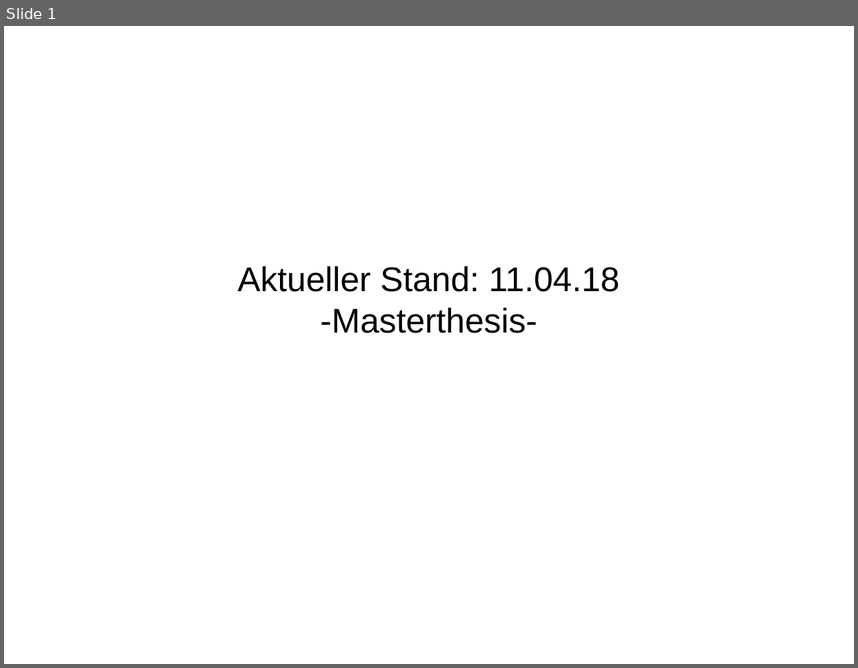
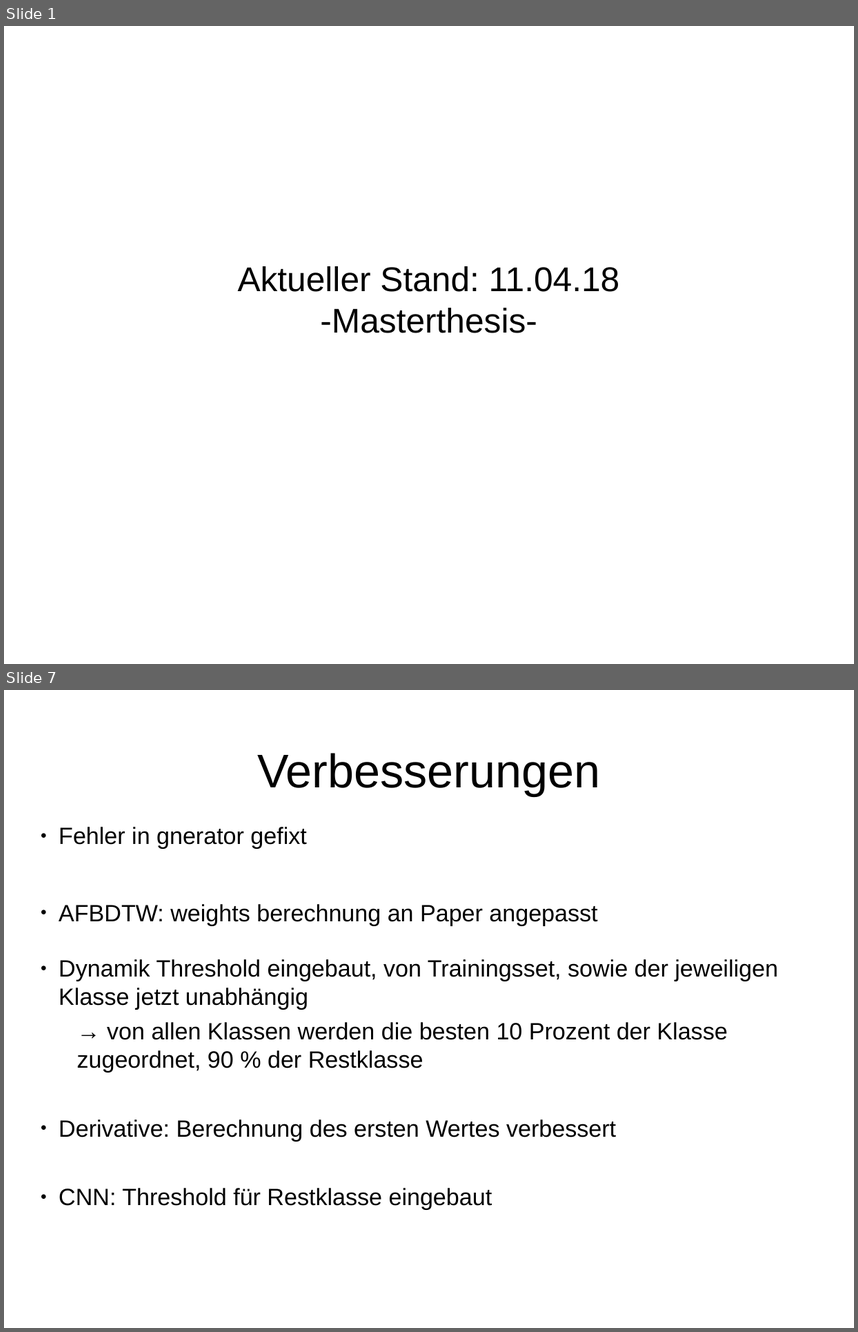
Before and after one commit to HannahSyrek/MTAnalysisOfCGMCurves, a slide deck: presentations/presentation_11_04_18.odp. Shown one above the other, each under a label of ours: slide 1 before the commit, slides 1 and 7 after it; the slides between them are not shown. The pictures are 858x668 and 858x1332 pixels, drawn with LibreOffice and Linux fonts; fonts in the diff are those of the drawing. Boxes give left, top, right and bottom in pixels: in the first picture for what was removed or moved away, otherwise in the second. Text is boxed around its words. In the diff, an @@ line names an element or a change of style, - is before the commit and + after.

```diff
--- a/presentations/presentation_11_04_18.odp
+++ b/presentations/presentation_11_04_18.odp
@@ slide 7 added at [4, 690, 854, 1328], background #FFFFFF @@
@@ title added at [257, 753, 600, 796], 44 pt, text #000000 @@
+Verbesserungen
@@ subtitle added at [59, 827, 778, 1210], 22 pt, text #000000 @@
+● Fehler in gnerator gefixt
+● AFBDTW: weights berechnung an Paper angepasst
+● Dynamik Threshold eingebaut, von Trainingsset, sowie der jeweiligen Klasse jetzt unabhängig
+  → von allen Klassen werden die besten 10 Prozent der Klasse zugeordnet, 90 % der Restklasse
+● Derivative: Berechnung des ersten Wertes verbessert
+● CNN: Threshold für Restklasse eingebaut
```
Also in this commit, not shown: 3 slides changed, 6 other slides added, 50 other files.
